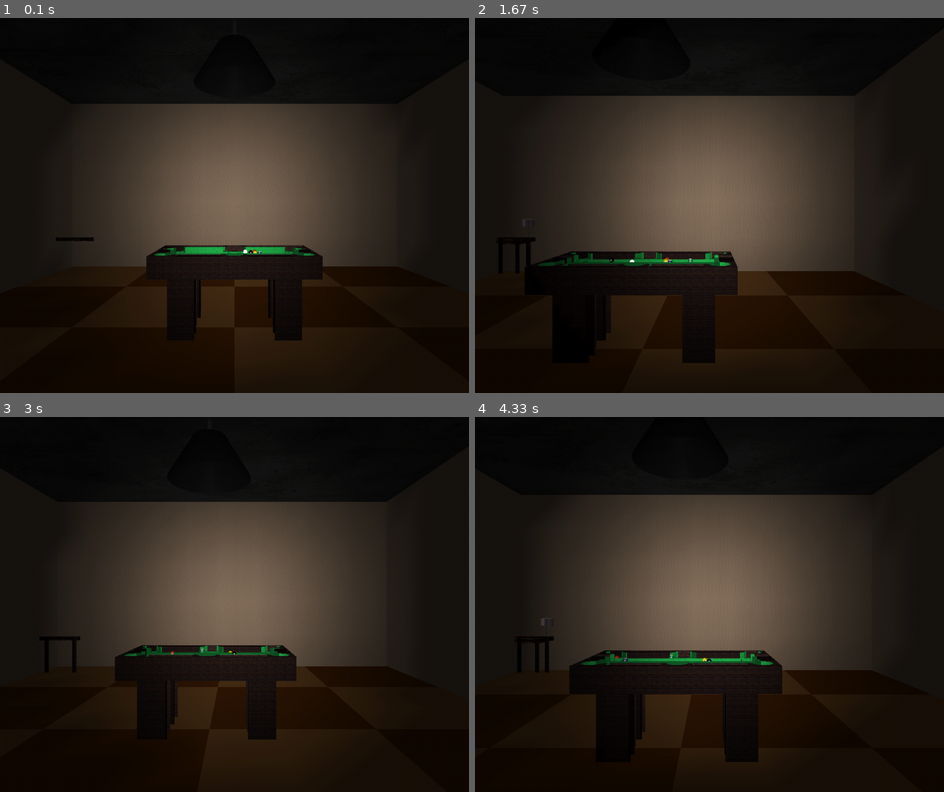
Above: before the commit, frames 1-4 (two rows, left to right).
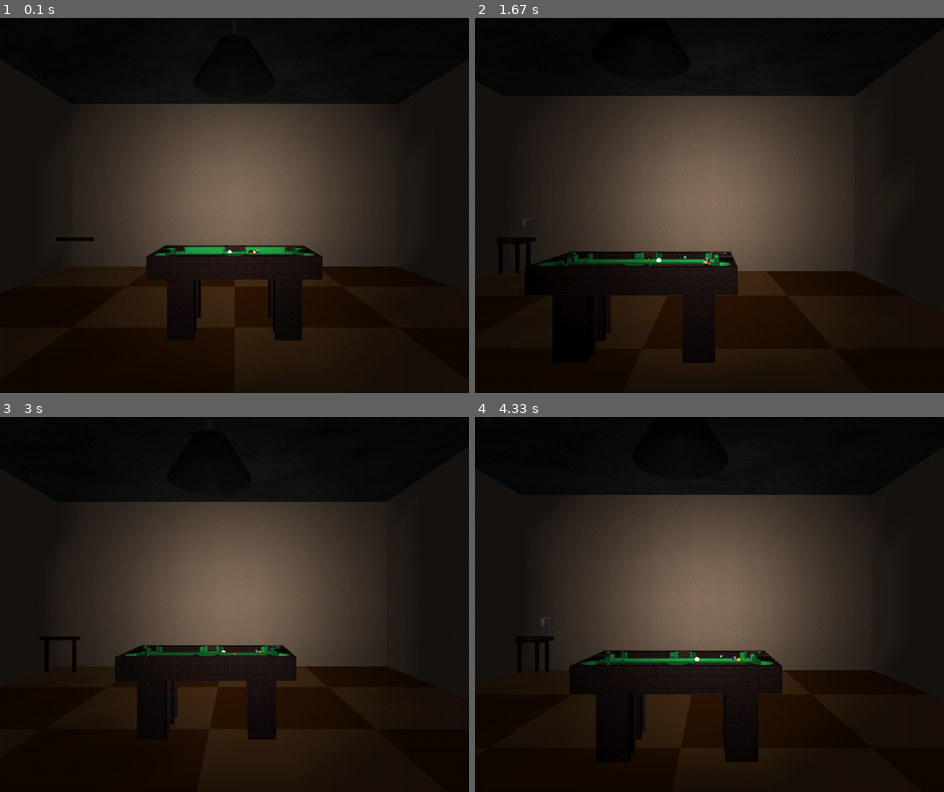
Above: after the commit, the same moments.

Repository: mikepmerritt/graphics-project-3
Game: pygame game, started from interactive_scene_pygame.py
Same seed, same stepped clock (60 frames per second), same inputs: the game is played once before the commit and once after it.
Inputs:
- Up to frame 1 (0.1 s): no input
- Up to frame 2 (1.67 s): hold D 0.33-0.8 s; hold W 0.83-1.3 s; hold D from 1.33 s (still down)
- Up to frame 3 (3 s): release D at 1.8 s; hold A 1.83-2.37 s; hold S 2.4-2.87 s; hold A from 2.9 s (still down)
- Up to frame 4 (4.33 s): release A at 3.37 s; hold W 3.4-3.87 s; hold D from 3.9 s (still down)

The runs differ from the first frame. In frame 1, less than 0.1% of the frame differs, in the area x 48-56%, y 61-63%; in frame 2, less than 0.1%, in the area x 28-51%, y 63-66%; in frame 3, less than 0.1%; in frame 4, less than 0.1%.

Commit message:
balls collide properly

Diff:
--- a/interactive_scene_pygame.py
+++ b/interactive_scene_pygame.py
@@ -34,17 +34,17 @@
         self.force_direction = Vector(Point(0, 0, 0))
         if id == 0:
             self.force_magnitude = 4
-            self.force_direction = Vector(Point(3, 0, -1))
+            self.force_direction = Vector(Point(1, 0, 0))
             self.force_direction.normalize()
 
         # "try" positions - where the ball wants to go, used in advance
         self.tx = x
         self.tz = z
 
-    def predict(self):
+    def predict(self, time=0):
         # attempt to do any potential movement
-        self.tx = self.x + (self.force_direction.dx * self.force_magnitude / DELAY)
-        self.tz = self.z + (self.force_direction.dz * self.force_magnitude / DELAY)
+        self.tx = self.x + (self.force_direction.dx * self.force_magnitude / (DELAY - time))
+        self.tz = self.z + (self.force_direction.dz * self.force_magnitude / (DELAY - time))
 
         self.bounds_check()
 
@@ -63,8 +63,7 @@
             self.tz = (2 * ball_max_z) - self.tz
             self.force_direction.dz = -self.force_direction.dz
 
-
-    def advance(self, force_loss_over_time=0.01):
+    def advance(self):
         self.x = self.tx
         self.z = self.tz
 
@@ -76,9 +75,17 @@
         # bounds check with other ball (tolerance = radius)
         if abs(self.tx - other.tx) <= tolerance and abs(self.tz - other.tz) <= tolerance:
             # redirect both
+
+            # all of this occurs over the course of one "DELAY"
+
+            # split into precollision (part 1), collision (part 2, but doesnt take any time), and postcollision (part 3)
+
             # part 1: move up until the collision
-            # calculate the collision centers
-            # TODO: probably need to calculate rather than estimate with t
+            # in other words, calculate the collision centers
+
+            # this requires us to find the precise time of collision
+            collision_time = self.find_collision_time(other) # see the function below
+
             # x1
             center = Point(self.tx, 0, self.tz)
             # x2
@@ -90,7 +97,7 @@
             # <x1 - x2>; p = x1, q = x2, q - p
             center_diff_vector = Vector(other_center, center)
             # <x2 - x1>; p = x2, q = x1, q - p
-            other_center_diff_vector = Vector(other_center, center)
+            other_center_diff_vector = Vector(center, other_center)
 
             # <v1>
             old_velocity = self.force_direction.scalar_mult(self.force_magnitude)
@@ -109,9 +116,9 @@
             other_velocity_diff.dz = other_old_velocity.dz - old_velocity.dz
 
             # dot(<v1 - v2>, <x1 - x2>) / ||<x1 - x2>||^2
-            scalar = velocity_diff.dot(center_diff_vector) / center_diff_vector.magnitude() ** 2
+            scalar = velocity_diff.dot(center_diff_vector) / (center_diff_vector.magnitude() ** 2)
             # dot(<v2 - v1>, <x2 - x1>) / ||<x2 - x1>||^2
-            other_scalar = velocity_diff.dot(center_diff_vector) / other_center_diff_vector.magnitude() ** 2
+            other_scalar = velocity_diff.dot(center_diff_vector) / (other_center_diff_vector.magnitude() ** 2)
 
             # apply scalars from above
             scaled_part = center_diff_vector.scalar_mult(scalar)
@@ -136,7 +143,68 @@
             other.force_direction = other_new_velocity
 
             # part 3: move the rest
-            # TODO: necessary?
+            self.predict(collision_time)
+            other.predict(collision_time)
+
+    def find_collision_time(self, other):
+        # BEGIN REF
+        # logic based on https://stackoverflow.com/questions/43577298/calculating-collision-times-between-two-circles-physics
+
+        # goal is to find collision time using quadratic formula, since we get a quadratic equation
+        # following along with the post at https://stackoverflow.com/a/43577790:
+
+        # we can derive the quadratic equation using my variables like so:
+
+        # position_x =
+        #         (1 / 2 * self.force_direction.dx * force_loss_over_time * time ** 2)
+        #         + (self.force_direction.dx * self.force_magnitude * time)
+        #         + (self.x)
+
+        # position_z =
+        #         (1 / 2 * self.force_direction.dz * force_loss_over_time * time ** 2)
+        #         + (self.force_direction.dz * self.force_magnitude * time)
+        #         + (self.z)
+
+        # other_position_x =
+        #         (1 / 2 * other.force_direction.dx * force_loss_over_time * time ** 2)
+        #         + (other.force_direction.dx * other.force_magnitude * time)
+        #         + (other.x)
+
+        # other_position_z =
+        #         (1 / 2 * other.force_direction.dz * force_loss_over_time * time ** 2)
+        #         + (other.force_direction.dz * other.force_magnitude * time)
+        #         + (other.z)
+
+        # distance = math.sqrt((position_x - other_position_x) ** 2 + (position_z - other_position_z) ** 2)
+        # distance - (0.25 + 0.25) = 0   <--- this is a quadratic equation when simplified, solve for time
+
+        # then, https://stackoverflow.com/a/70245568 provides a simplification of the derivation using WolframAlpha to calculate like so:
+
+        epsilon = -0.0001
+
+        distance = (0.25 + 0.25) ** 2 # radii of two balls added together
+        a = (self.force_direction.dx * self.force_magnitude - other.force_direction.dx * other.force_magnitude) ** 2 + (self.force_direction.dz * self.force_magnitude - other.force_direction.dz * other.force_magnitude) ** 2
+        b = 2 * ((self.x - other.x) * (self.force_direction.dx * self.force_magnitude - other.force_direction.dx * other.force_magnitude) + (self.z - other.z) * (self.force_direction.dz * self.force_magnitude - other.force_direction.dz * other.force_magnitude))
+        c = (self.x - other.x) ** 2 + (self.z - other.z) ** 2 - distance
+        discriminant = b ** 2 - 4 * a * c
+
+        # ignore near misses (b > epsilon, d = 0) or imaginary solutions (d < 0)
+        if b > epsilon or discriminant <= 0:
+            return -1
+
+        # if there is a real solution, find using quadratic formula
+
+        entry_time = (-b - math.sqrt(discriminant)) / (2 * a) # collision entrance time
+        exit_time = (-b - math.sqrt(discriminant)) / (2 * a) # collision exit time
+
+        # if we are already between entry time and exit time, the collision is ongoing, so collision time is now
+        if entry_time < 0 and exit_time > 0 and b <= epsilon:
+            return 0
+
+        # else collision time is the entry time
+        return entry_time
+
+        # END REF
 
 #=======================================
 # Initial data configuration + Global module variables
@@ -193,6 +261,7 @@
 ball_max_x = table_x + 7.25
 ball_min_z = table_z - 2.75
 ball_max_z = table_z + 2.75
+force_loss_over_time = 0.01
 all_balls = []
 
 # Hanging light state information
@@ -1829,12 +1898,12 @@
 def reset_balls():
     global all_balls
     all_balls = []
-    all_balls.append(BilliardBall(0, 0, 0))         # cue
+    all_balls.append(BilliardBall(0, -2, 0))        # cue
     all_balls.append(BilliardBall(8, 2, 0))         # eight
-    all_balls.append(BilliardBall(1, 2.5, 0.5))     # one
-    all_balls.append(BilliardBall(3, 2.5, -0.5))    # three
-    all_balls.append(BilliardBall(10, 3, 1))        # ten
-    all_balls.append(BilliardBall(14, 3, -1))       # fourteen
+    all_balls.append(BilliardBall(1, 2.4, 0.2))     # one
+    all_balls.append(BilliardBall(3, 2.4, -0.2))    # three
+    all_balls.append(BilliardBall(10, 2.8, 0.4))    # ten
+    all_balls.append(BilliardBall(14, 2.8, -0.4))   # fourteen
 
 def draw_balls():
     for ball in all_balls:
